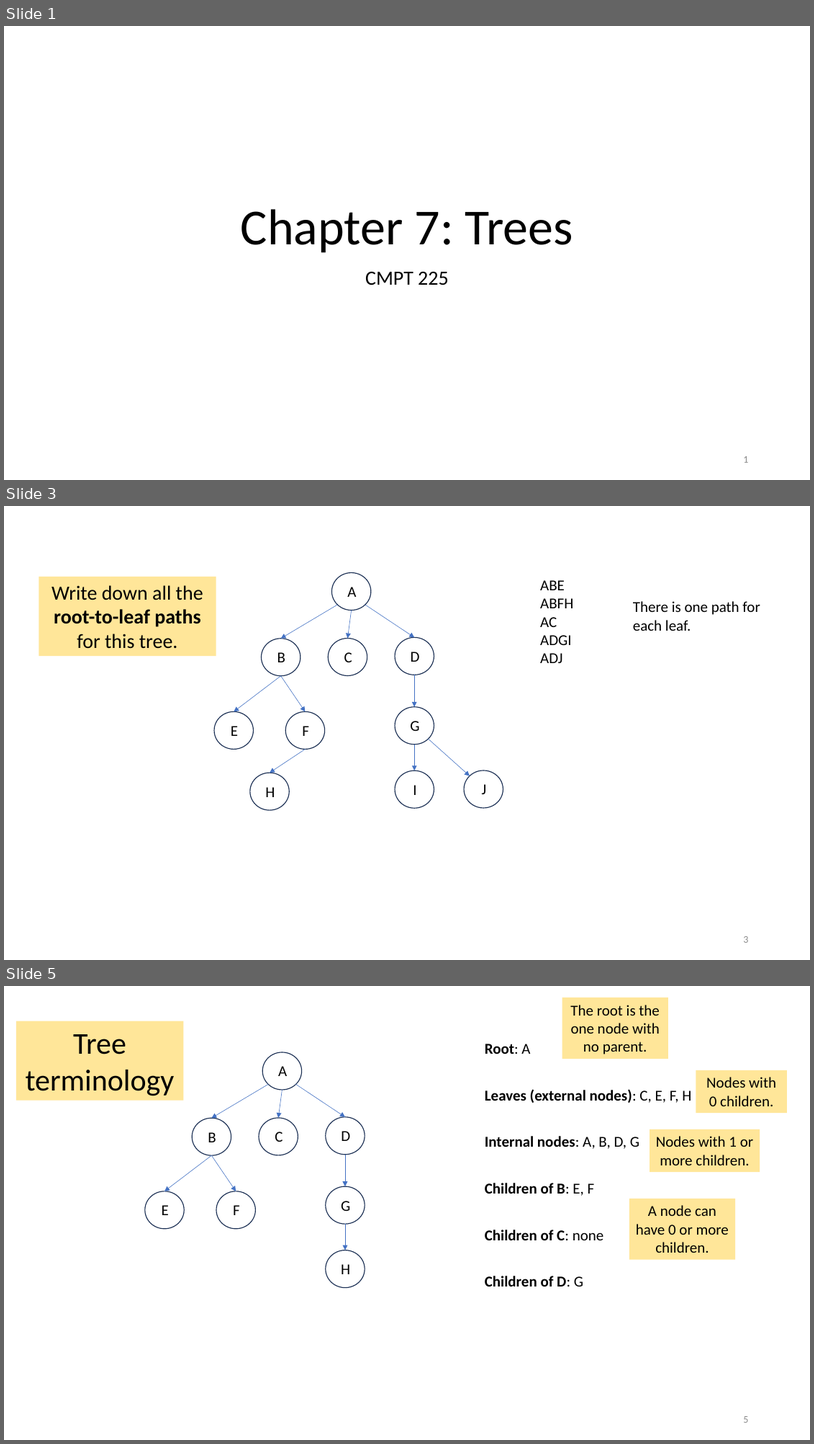
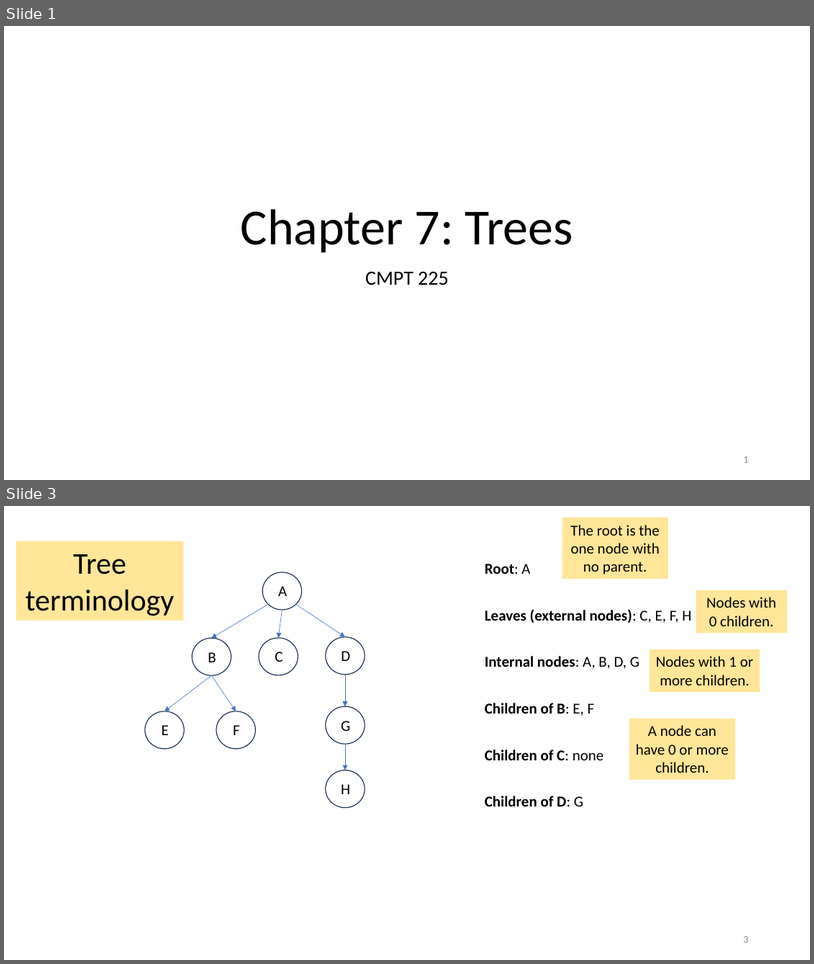
Before and after one commit to vinn03/cmpt225summer2023, a slide deck: lecture_notes/week6/week6_trees.pptx. Shown one above the other, each under a label of ours: slides 1, 3 and 5 before the commit, slides 1 and 3 after it; the slides between them are not shown. The pictures are 814x1444 and 814x964 pixels, drawn with LibreOffice and Linux fonts; fonts in the diff are those of the drawing. Boxes give left, top, right and bottom in pixels: in the first picture for what was removed or moved away, otherwise in the second. Text is boxed around its words. In the diff, an @@ line names an element or a change of style, - is before the commit and + after.

```diff
--- a/lecture_notes/week6/week6_trees.pptx
+++ b/lecture_notes/week6/week6_trees.pptx
@@ slide 3 removed at box(4, 506, 810, 960), background #FFFFFF @@
@@ rectangle removed at box(39, 577, 216, 656) @@
-Write down all the root-to-leaf paths for this tree.
@@ ellipse removed at box(332, 572, 371, 610) @@
@@ text removed at box(347, 587, 356, 597) @@
-A
@@ text removed at box(540, 580, 574, 663) @@
-ABE
-ABFH
-AC
-ADGI
-ADJ
@@ arrow removed from (338, 605) to (281, 638) @@
@@ arrow removed from (352, 610) to (347, 638) @@
@@ arrow removed from (365, 605) to (415, 637) @@
@@ text removed at box(633, 601, 760, 631) @@
-There is one path for
-each leaf.
@@ ellipse removed at box(262, 638, 301, 676) @@
@@ text removed at box(278, 652, 286, 662) @@
-B
@@ ellipse removed at box(328, 638, 368, 676) @@
@@ text removed at box(345, 652, 352, 662) @@
-C
@@ ellipse removed at box(395, 637, 434, 674) @@
@@ text removed at box(411, 651, 420, 662) @@
-D
@@ arrow removed from (281, 676) to (234, 712) @@
@@ arrow removed from (281, 676) to (305, 712) @@
@@ arrow removed from (415, 674) to (415, 707) @@
@@ ellipse removed at box(214, 712, 254, 749) @@
@@ ellipse removed at box(286, 712, 325, 749) @@
@@ ellipse removed at box(395, 707, 434, 744) @@
@@ text removed at box(410, 721, 419, 731) @@
-G
@@ text removed at box(231, 726, 238, 736) @@
-E
@@ text removed at box(302, 726, 309, 736) @@
-F
@@ arrow removed from (429, 739) to (470, 776) @@
@@ arrow removed from (305, 749) to (270, 773) @@
@@ arrow removed from (415, 744) to (415, 770) @@
@@ ellipse removed at box(250, 773, 290, 811) @@
@@ ellipse removed at box(395, 770, 434, 808) @@
@@ text removed at box(413, 785, 417, 795) @@
-I
@@ ellipse removed at box(464, 770, 504, 808) @@
@@ text removed at box(482, 784, 487, 794) @@
-J
@@ text removed at box(265, 787, 275, 797) @@
-H
@@ page number removed at box(743, 936, 748, 942) @@
-3
@@ what was slide 5 is now slide 3 @@
```
Also in this commit, not shown: 11 slides changed, 1 other slide removed, 1 other file.
